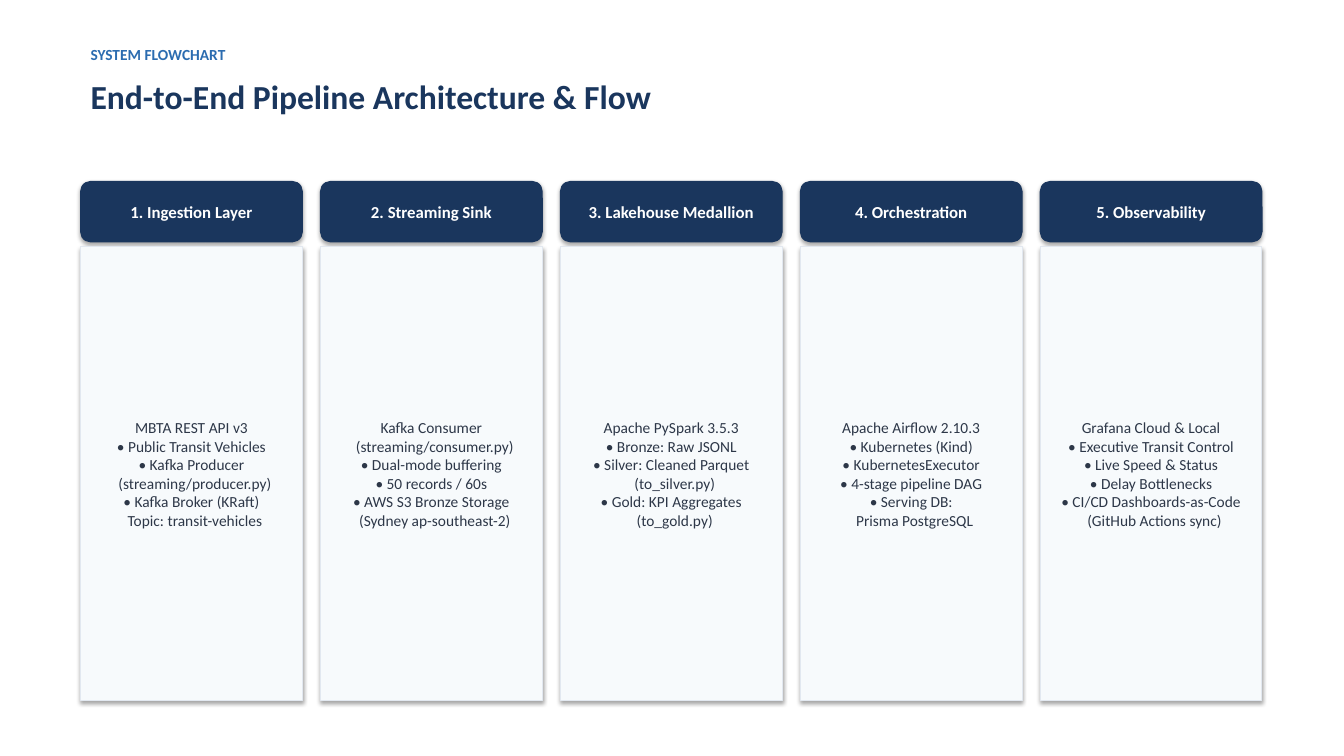
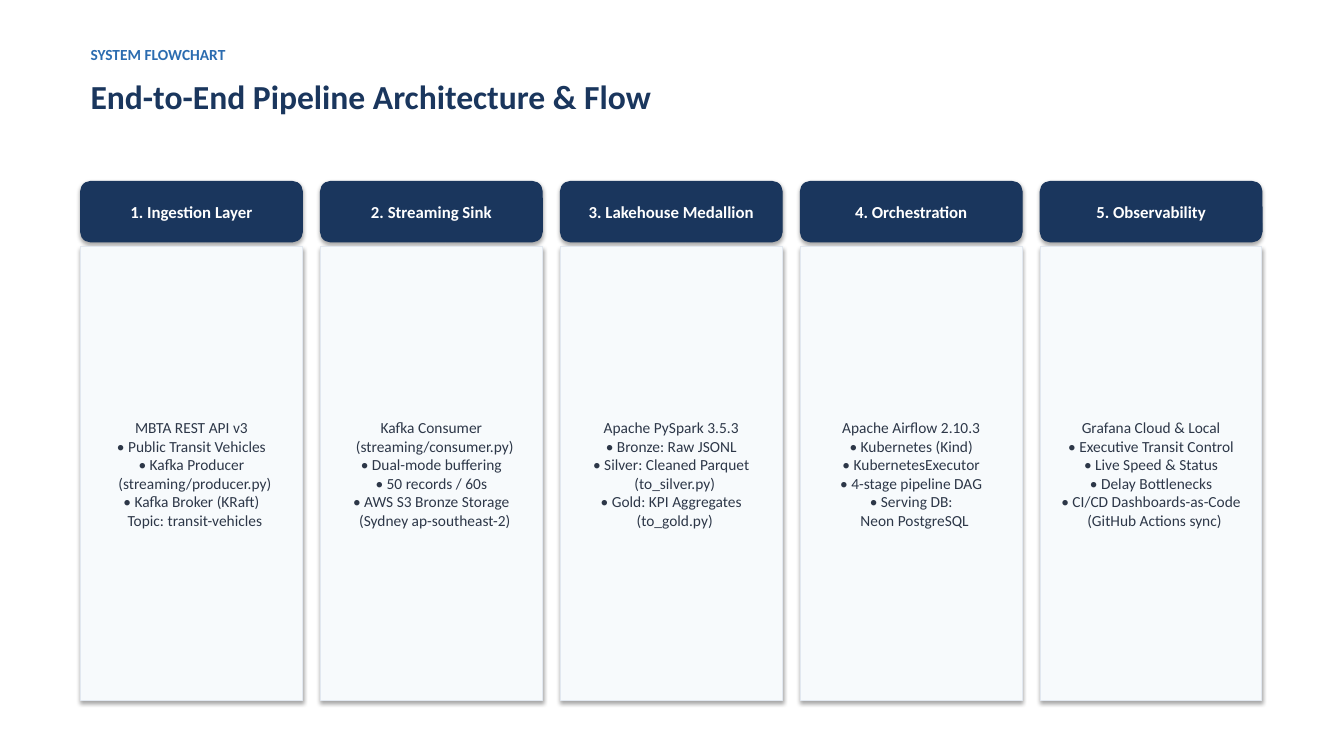
Before and after one commit to dipk6545/CDE-Project, a slide deck: slide 2 of Transit_Lakehouse_Presentation.pptx. Drawn at 1344x756 pixels with LibreOffice and Linux fonts; fonts in the diff are those of the drawing. Boxes give left, top, right and bottom in pixels: in the first picture for what was removed or moved away, otherwise in the second. Text is boxed around its words. In the diff, an @@ line names an element or a change of style, - is before the commit and + after.

Commit message:
Switch serving and metadata database from Prisma to Neon PostgreSQL

```diff
--- a/Transit_Lakehouse_Presentation.pptx
+++ b/Transit_Lakehouse_Presentation.pptx
@@ text in rectangle at (842, 422, 982, 529): text changed @@
-Apache Airflow 2.10.3
-• Kubernetes (Kind)
-• KubernetesExecutor
-• 4-stage pipeline DAG
-• Serving DB:
-Prisma PostgreSQL
+Apache Airflow 2.10.3
+• Kubernetes (Kind)
+• KubernetesExecutor
+• 4-stage pipeline DAG
+• Serving DB:
+Neon PostgreSQL
```
Also in this commit, not shown: 2 other slides changed, 7 other files.
